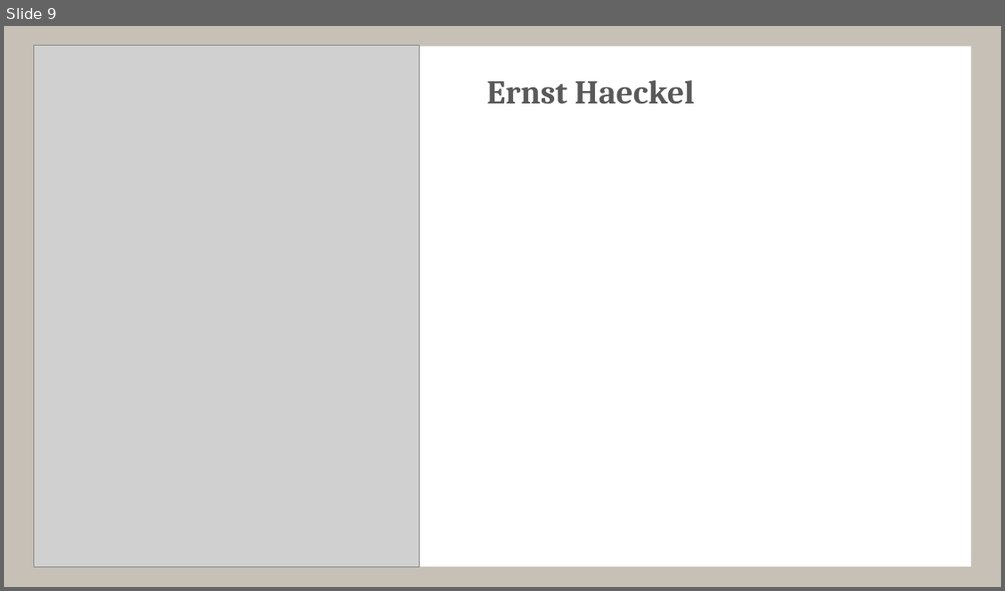
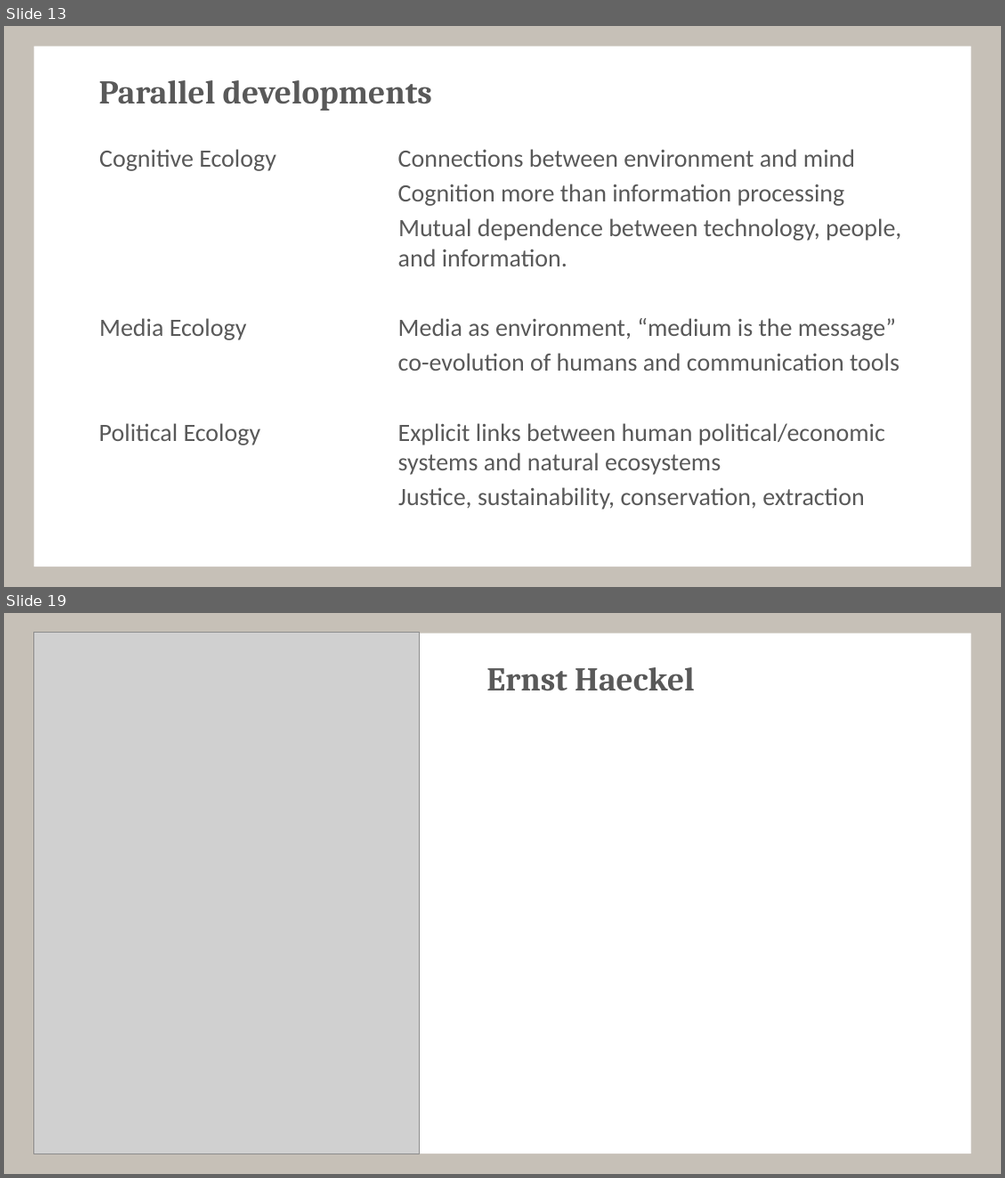
Before and after one commit to tsuomela/Information-Ecosystems-and-Ecologies, a slide deck: figures/2016_AAG_InfoEcosystem.pptx. Shown one above the other, each under a label of ours: slide 9 before the commit, slides 13 and 19 after it; the slides between them are not shown. The pictures are 1005x591 and 1005x1178 pixels, drawn with LibreOffice and Linux fonts; fonts in the diff are those of the drawing; grey boxes stand for pictures. Boxes give left, top, right and bottom in pixels: in the first picture for what was removed or moved away, otherwise in the second. Text is boxed around its words. In the diff, an @@ line names an element or a change of style, - is before the commit and + after.

```diff
--- a/figures/2016_AAG_InfoEcosystem.pptx
+++ b/figures/2016_AAG_InfoEcosystem.pptx
@@ slide 13 added at bbox=[4, 26, 1001, 587], background #C6C0B7; not listed: 1 template element that a slide beside it also shows @@
@@ title added at bbox=[99, 80, 432, 111], 32 pt, text #595959, bold @@
+Parallel developments
@@ text added at bbox=[99, 149, 901, 509], 24 pt, text #595959 @@
+Cognitive Ecology Connections between environment and mind
+Cognition more than information processing
+Mutual dependence between technology, people, and information.
+Media Ecology Media as environment, “medium is the message”
+co-evolution of humans and communication tools
+Political Ecology Explicit links between human political/economic systems and natural ecosystems
+Justice, sustainability, conservation, extraction
@@ what was slide 9 is now slide 19 @@
```
Also in this commit, not shown: 2 slides changed, 11 other slides added, 5 slides removed, 1 other file.
